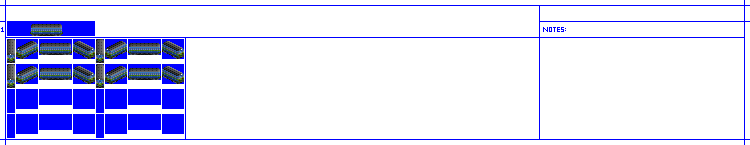
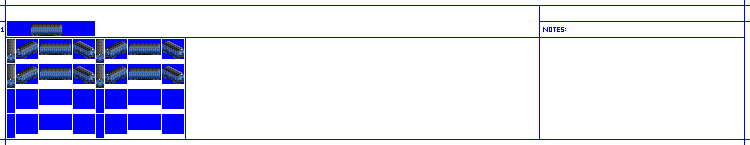
Revision of a layered 750×145 image; what changed, layer by layer:
hid "ADG Westrail" over [7, 31, 184, 86]
showed "CC1 ADA" over [7, 31, 184, 86]